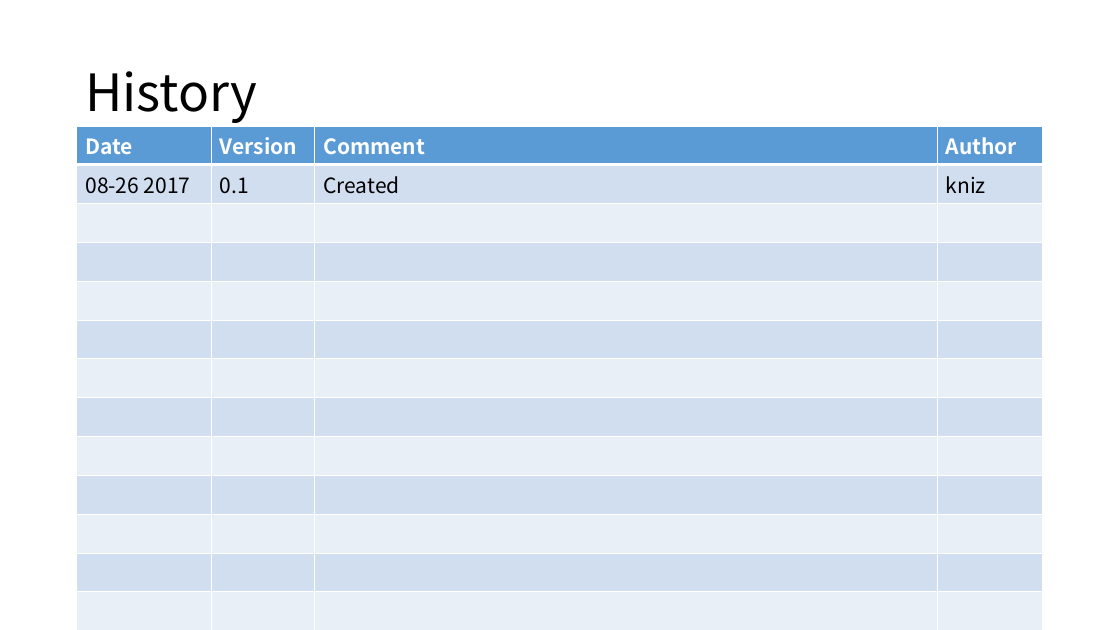
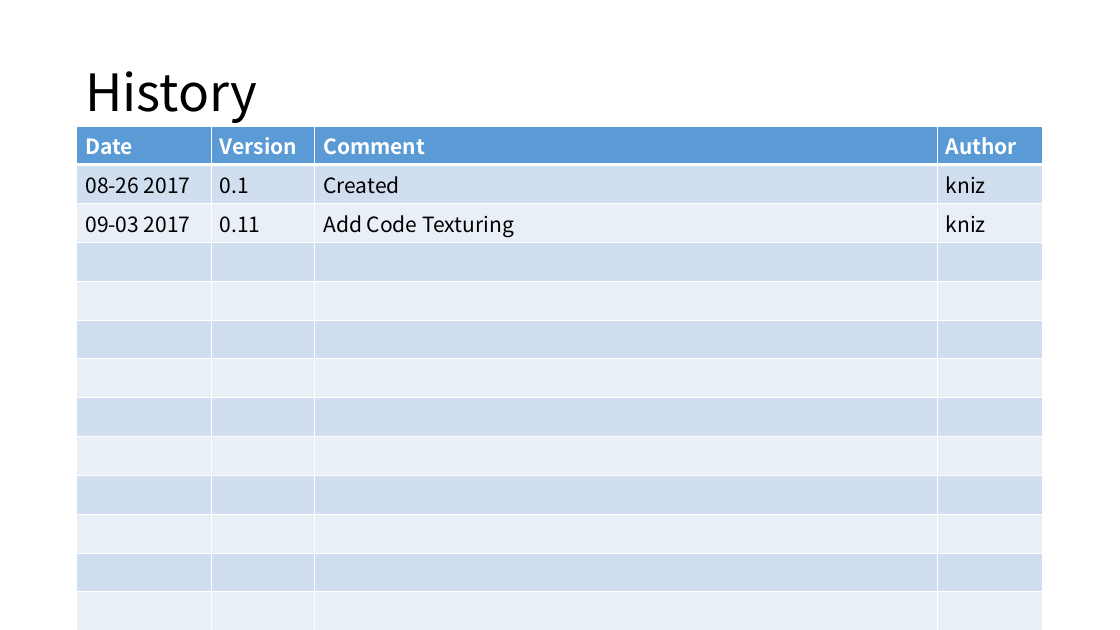
Before and after one commit to namulang/namu, a slide deck: slide 2 of docs/ideation/World.overall.conceptual.ideation.pptx. Drawn at 1120x630 pixels with LibreOffice and Linux fonts; fonts in the diff are those of the drawing. Boxes give left, top, right and bottom in pixels: in the first picture for what was removed or moved away, otherwise in the second. Text is boxed around its words. In the diff, an @@ line names an element or a change of style, - is before the commit and + after.

Commit message:
+ [doc] add code-texturing feature on overall-conceptual.

```diff
--- a/docs/ideation/World.overall.conceptual.ideation.pptx
+++ b/docs/ideation/World.overall.conceptual.ideation.pptx
@@ table at (x1=77, y1=126, x2=1044, y2=630) @@
+row 3: 09-03 2017 | 0.11 | Add Code Texturing | kniz
-row 15:  |  |  | 
```
Also in this commit, not shown: 4 other slides changed, 10 slides added.
